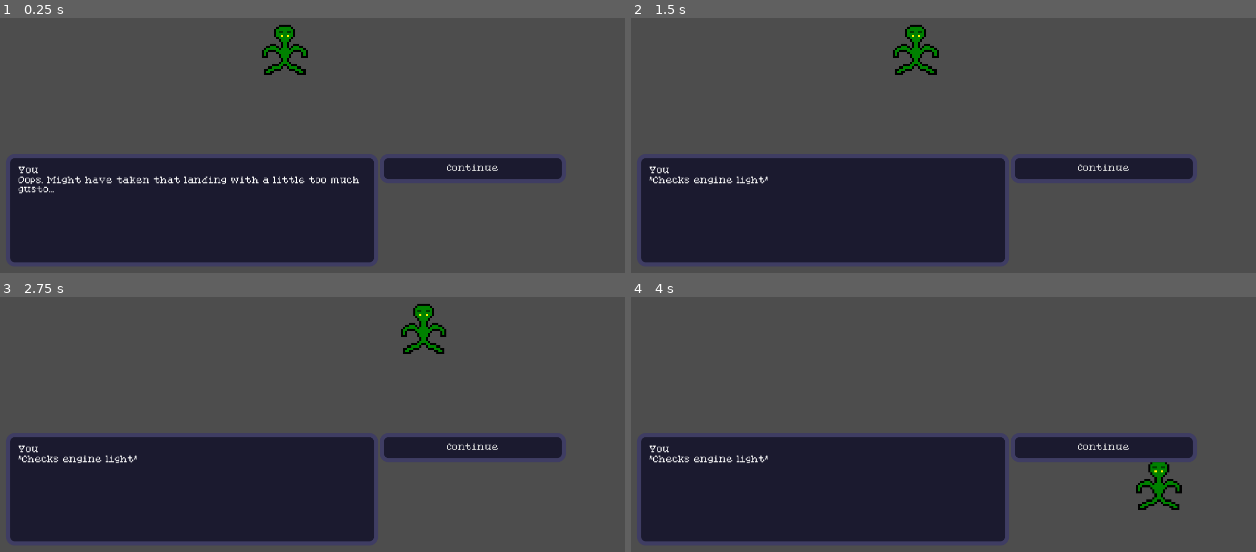
Above: before the commit, frames 1-4 (two rows, left to right).
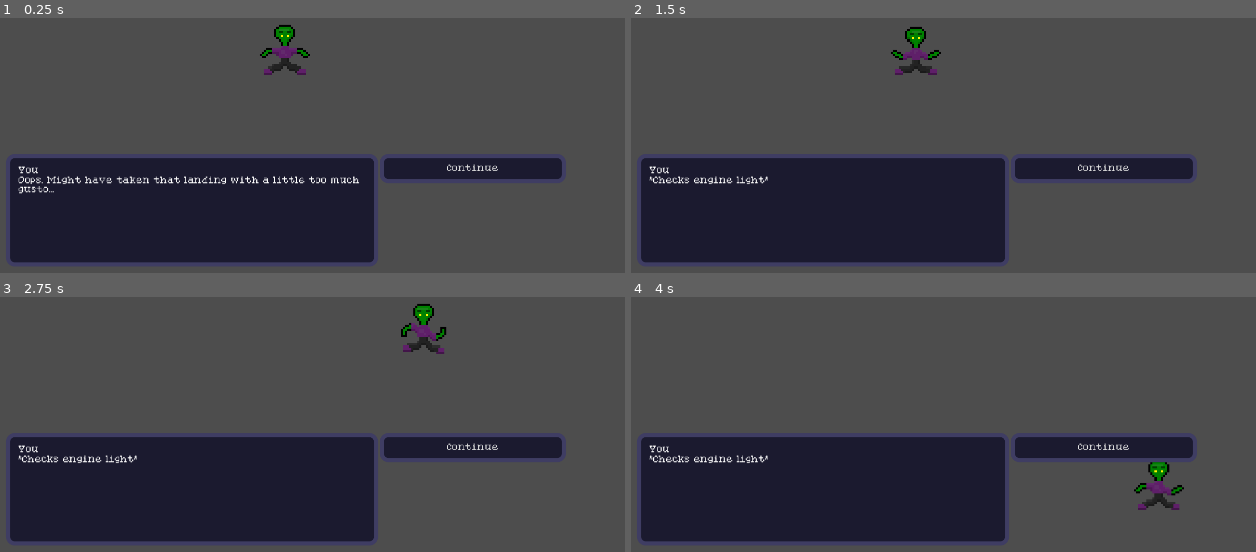
Above: after the commit, the same moments.

Repository: shadraps/language-game
Game: Godot game, scene res://scenes/levels/game_intro.tscn
Same seed, same stepped clock (60 frames per second), same inputs: the game is played once before the commit and once after it.
Inputs:
- Up to frame 1 (0.25 s): no input
- Up to frame 2 (1.5 s): click "Continue" at 0.5 s; click "Continue" at 1.25 s
- Up to frame 3 (2.75 s): tap Enter (ui_accept) at 2, 2.27 s; hold D (right) from 2.03 s (still down); hold E (interact) from 2.03 s (still down)
- Up to frame 4 (4 s): release D (right) at 2.78 s; release E (interact) at 2.78 s; hold Down (down) 2.78-3.53 s; tap E (interact) at 2.85 s; tap Enter (ui_accept) at 3.02 s; hold D (right) from 3.53 s (still down); hold E (interact) from 3.53 s (still down)

The runs differ from the first frame. In frame 1, 0.5% of the frame differs, in the area x 41-50%, y 4-23%; in frame 2, 0.7%, in the area x 41-50%, y 2-23%; in frame 3, 0.5%; in frame 4, 0.5%.

Commit message:
finish walk and idle animations

Diff:
--- a/language-game/nodes/player.tscn
+++ b/language-game/nodes/player.tscn
@@ -1,7 +1,7 @@
 [gd_scene format=3 uid="uid://oqwbubno4dgk"]
 
 [ext_resource type="Script" uid="uid://c0wancivl68jt" path="res://scripts/player/player.gd" id="1_bms3g"]
-[ext_resource type="Texture2D" uid="uid://chdt4pgdo1msr" path="res://sprites/characters/alien_guy.png" id="1_u63mc"]
+[ext_resource type="Texture2D" uid="uid://cflh67ix07b6m" path="res://sprites/characters/alien_guy_animations.png" id="2_7lbay"]
 [ext_resource type="Script" uid="uid://cgvbf23pnhqwv" path="res://scripts/player/player_state_machine.gd" id="3_me0cc"]
 [ext_resource type="Script" uid="uid://ceaqs8poocn0s" path="res://scripts/player/states/state_idle.gd" id="4_hqdnm"]
 [ext_resource type="Script" uid="uid://kt181oaa4jnr" path="res://scripts/player/states/state_walk.gd" id="5_7lbay"]
@@ -12,6 +12,64 @@
 [sub_resource type="CircleShape2D" id="CircleShape2D_3jdc4"]
 radius = 24.0
 
+[sub_resource type="Animation" id="Animation_2wrp4"]
+length = 0.001
+tracks/0/type = "value"
+tracks/0/imported = false
+tracks/0/enabled = true
+tracks/0/path = NodePath("Sprite2D:frame")
+tracks/0/interp = 1
+tracks/0/loop_wrap = true
+tracks/0/keys = {
+"times": PackedFloat32Array(0),
+"transitions": PackedFloat32Array(1),
+"update": 1,
+"values": [0]
+}
+
+[sub_resource type="Animation" id="Animation_46y3y"]
+resource_name = "alien_guy_idle"
+length = 1.0000125
+loop_mode = 1
+step = 0.125
+tracks/0/type = "value"
+tracks/0/imported = false
+tracks/0/enabled = true
+tracks/0/path = NodePath("Sprite2D:frame")
+tracks/0/interp = 1
+tracks/0/loop_wrap = true
+tracks/0/keys = {
+"times": PackedFloat32Array(0, 0.125, 0.25, 0.375, 0.5, 0.625, 0.75, 0.875),
+"transitions": PackedFloat32Array(1, 1, 1, 1, 1, 1, 1, 1),
+"update": 1,
+"values": [0, 1, 2, 3, 4, 5, 6, 7]
+}
+
+[sub_resource type="Animation" id="Animation_7lbay"]
+resource_name = "alien_guy_walk"
+length = 0.6666750198684632
+loop_mode = 1
+step = 0.083333336
+tracks/0/type = "value"
+tracks/0/imported = false
+tracks/0/enabled = true
+tracks/0/path = NodePath("Sprite2D:frame")
+tracks/0/interp = 1
+tracks/0/loop_wrap = true
+tracks/0/keys = {
+"times": PackedFloat32Array(0, 0.083333336, 0.16666667, 0.25, 0.33333334, 0.41666666, 0.5, 0.5833333),
+"transitions": PackedFloat32Array(1, 1, 1, 1, 1, 1, 1, 1),
+"update": 1,
+"values": [8, 9, 10, 11, 12, 13, 14, 15]
+}
+
+[sub_resource type="AnimationLibrary" id="AnimationLibrary_ejohg"]
+_data = {
+&"RESET": SubResource("Animation_2wrp4"),
+&"alien_guy_idle": SubResource("Animation_46y3y"),
+&"alien_guy_walk": SubResource("Animation_7lbay")
+}
+
 [node name="Player" type="CharacterBody2D" unique_id=1211654961]
 scale = Vector2(5, 5)
 script = ExtResource("1_bms3g")
@@ -21,7 +79,9 @@
 
 [node name="Sprite2D" type="Sprite2D" parent="." unique_id=1998450899]
 position = Vector2(0, -4)
-texture = ExtResource("1_u63mc")
+texture = ExtResource("2_7lbay")
+hframes = 8
+vframes = 2
 
 [node name="StateMachine" type="Node" parent="." unique_id=1362797478]
 script = ExtResource("3_me0cc")
@@ -38,3 +98,6 @@
 
 [node name="CollisionShape2D" type="CollisionShape2D" parent="DialogInteractionArea" unique_id=1469046173]
 shape = SubResource("CircleShape2D_3jdc4")
+
+[node name="AnimationPlayer" type="AnimationPlayer" parent="." unique_id=1047494461]
+libraries/ = SubResource("AnimationLibrary_ejohg")
--- /dev/null
+++ b/language-game/scenes/dialog-testing.tscn
@@ -0,0 +1,18 @@
+[gd_scene format=3 uid="uid://bg8dklij8gmk6"]
+
+[ext_resource type="PackedScene" uid="uid://oqwbubno4dgk" path="res://nodes/player.tscn" id="1_a5650"]
+[ext_resource type="PackedScene" uid="uid://yy5cpsqmlfj2" path="res://nodes/interactibles/dialog_interactible.tscn" id="1_qhfnd"]
+[ext_resource type="PackedScene" uid="uid://cqhx74teh4ych" path="res://nodes/dialog/dialog_player.tscn" id="3_qhfnd"]
+
+[node name="DialogTesting" type="Node2D" unique_id=1651422769]
+
+[node name="DialogInteractible" parent="." unique_id=813667143 instance=ExtResource("1_qhfnd")]
+position = Vector2(433, 529)
+dialogName = "example1"
+
+[node name="Player" parent="." unique_id=1211654961 instance=ExtResource("1_a5650")]
+position = Vector2(985.99994, 505.99997)
+
+[node name="DialogPlayer" parent="." unique_id=1797860898 instance=ExtResource("3_qhfnd")]
+
+[connection signal="interacted" from="DialogInteractible" to="DialogPlayer" method="on_interacted"]
--- a/language-game/scripts/player/states/state_idle.gd
+++ b/language-game/scripts/player/states/state_idle.gd
@@ -1,11 +1,13 @@
 class_name StateIdle extends State
 
 @onready var walk: StateWalk = $"../Walk"
+@onready var animation_player: AnimationPlayer = $"../../AnimationPlayer"
 
 # What happens when player enters this state
 func Enter() -> void:
 	# TODO update animation
 	print("start idle animation")
+	animation_player.play("alien_guy_idle")
 	pass
 
 # What happens when player exits this staet
--- a/language-game/scripts/player/states/state_walk.gd
+++ b/language-game/scripts/player/states/state_walk.gd
@@ -3,11 +3,14 @@
 @export var move_speed: float = 500.0
 
 @onready var idle: StateIdle = $"../Idle"
+@onready var animation_player: AnimationPlayer = $"../../AnimationPlayer"
+
 
 # What happens when player enters this state
 func Enter() -> void:
 	# TODO update animation
 	print("start walk animation")
+	animation_player.play("alien_guy_walk")
 	pass
 
 # What happens when player exits this staet
Binary file changed: language-game/sprites/characters/alien_guy.png
Binary file added: language-game/sprites/characters/alien_guy_animations.png
Not shown, added: language-game/sprites/characters/alien_guy_animations.png.import
Binary file added: language-game/sprites/characters/alien_guy_idle.png
Not shown, added: language-game/sprites/characters/alien_guy_idle.png.import
Binary file added: language-game/sprites/characters/alien_guy_walk.png
Not shown, added: language-game/sprites/characters/alien_guy_walk.png.import
Not shown, added: language-game/sprites/characters/alien_guy.pxo
Not shown, changed: language-game/sprites/characters/alien_guy.xcf
Not shown, added: language-game/sprites/characters/alien_guy_animations.xcf
